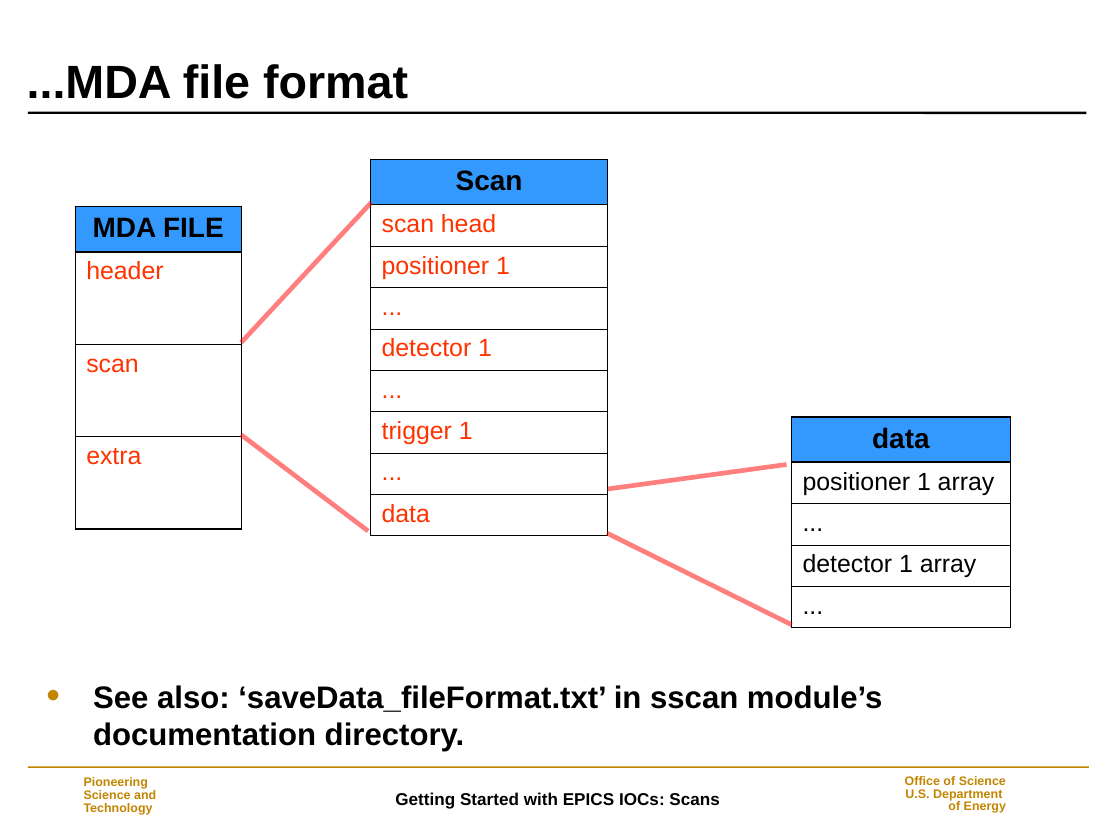
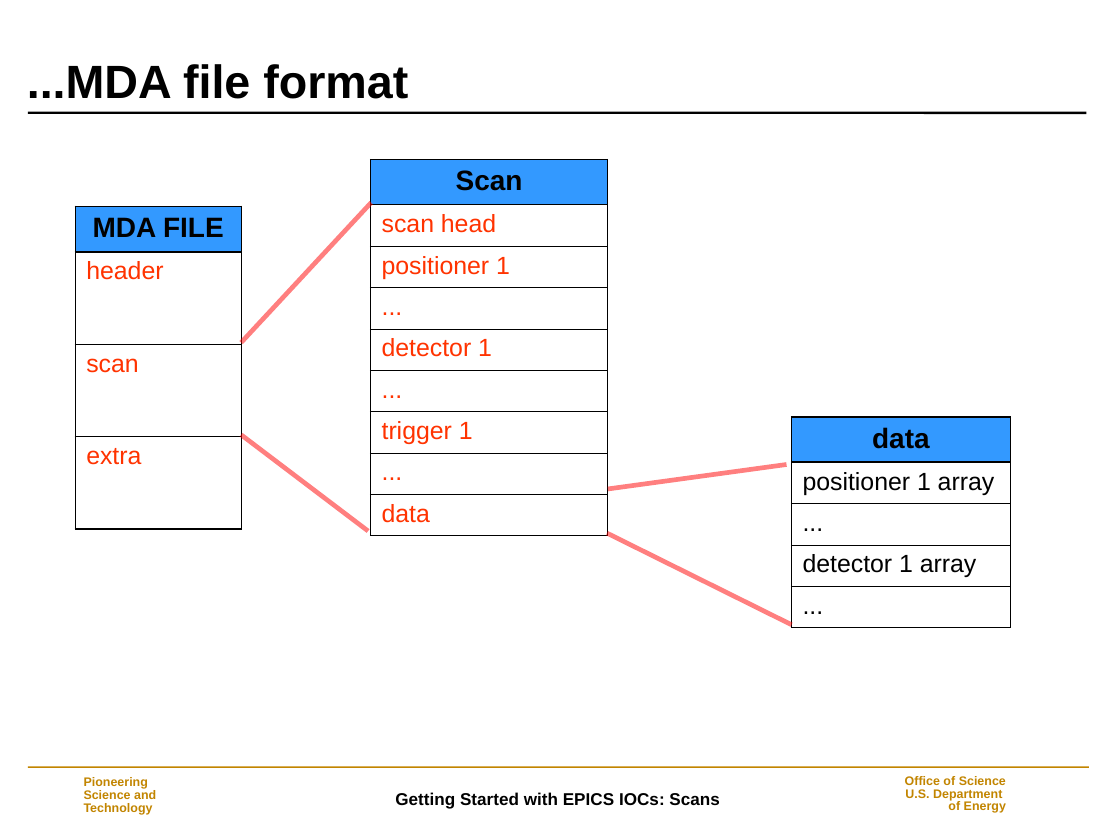
Before and after one commit to epics-modules/sscan, a slide deck: slide 29 of documentation/Scans.ppt. Drawn at 1120x840 pixels with LibreOffice and Linux fonts; fonts in the diff are those of the drawing; background and template pictures are left out. Boxes give left, top, right and bottom in pixels: in the first picture for what was removed or moved away, otherwise in the second. Text is boxed around its words. In the diff, an @@ line names an element or a change of style, - is before the commit and + after.

```diff
--- a/documentation/Scans.ppt
+++ b/documentation/Scans.ppt
@@ text removed at <box>93,685,883,751</box> @@
-• See also: ‘saveData_fileFormat.txt’ in sscan module’s documentation directory.
```
Also in this commit, not shown: 8 other slides changed.
